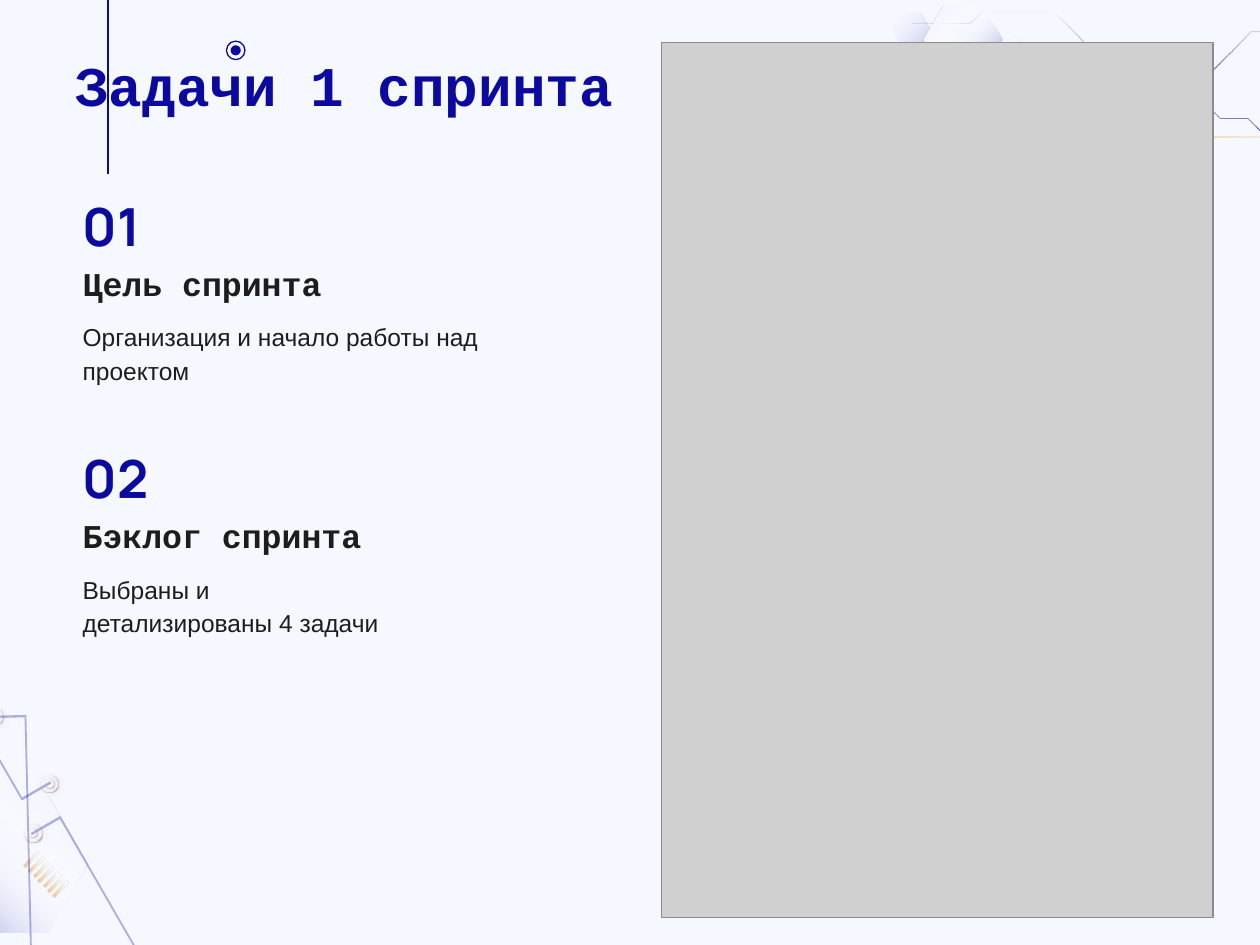
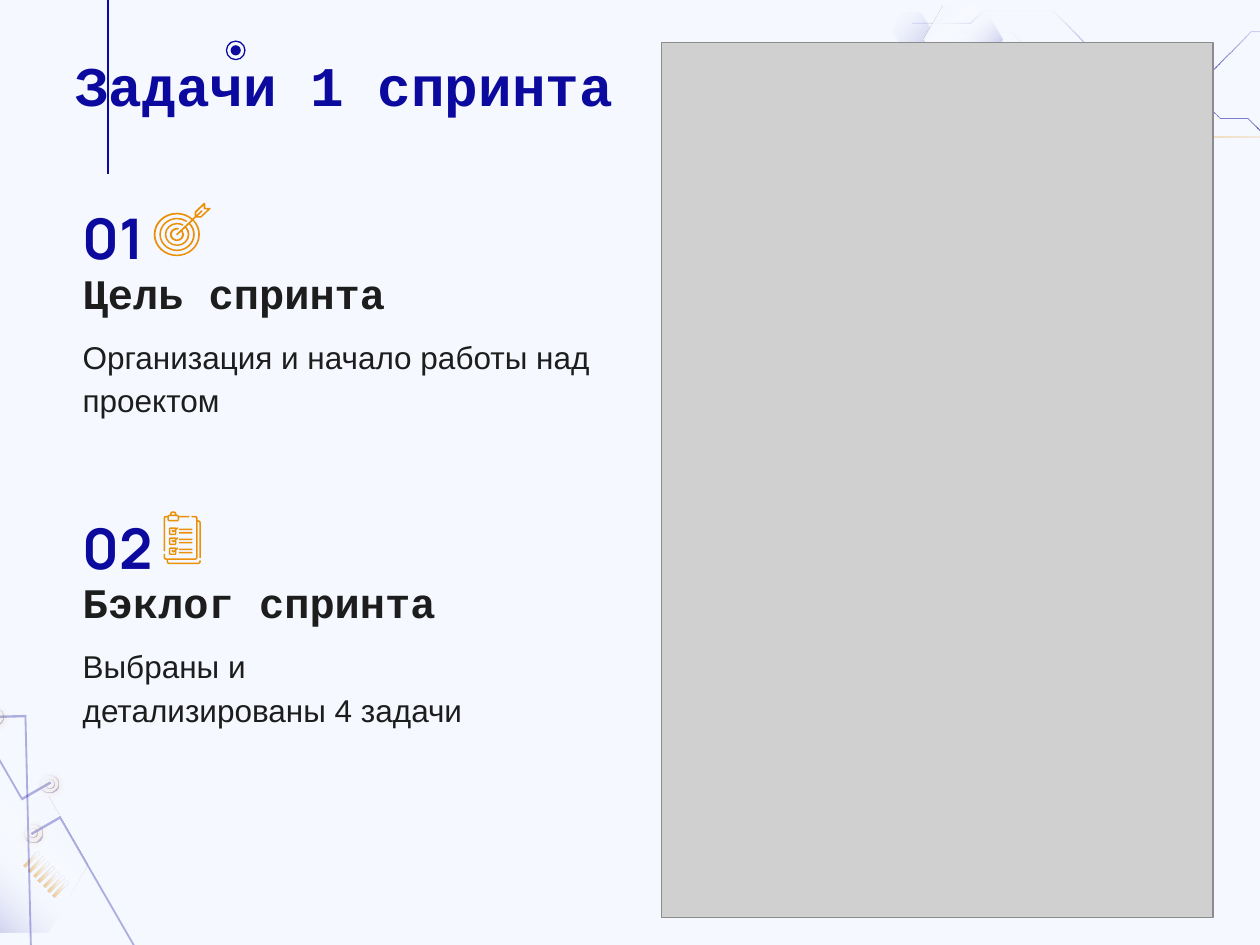
Before and after one commit to DaL1ner/virtual_queue_management_system, a slide deck: slide 6 of reports/presentation/sprint-01.pptx. Drawn at 1260x945 pixels with LibreOffice and Linux fonts; fonts in the diff are those of the drawing; grey boxes stand for pictures. Boxes give left, top, right and bottom in pixels: in the first picture for what was removed or moved away, otherwise in the second. Text is boxed around its words. In the diff, an @@ line names an element or a change of style, - is before the commit and + after.

Commit message:
Подготовлена презентация спринта

```diff
--- a/reports/presentation/sprint-01.pptx
+++ b/reports/presentation/sprint-01.pptx
@@ title "01": place and size @@
-title "01" at [83, 207, 141, 247]
+title "01" at [83, 218, 144, 260]
@@ title "01" at [83, 218, 144, 260]: size 30 to 32 pt @@
@@ freeform shape added at [154, 203, 210, 256], fill #EB9109 @@
@@ subtitle "Цель спринта": place and size @@
-subtitle "Цель спринта" at [83, 274, 321, 303]
+subtitle "Цель спринта" at [83, 281, 385, 318]
@@ subtitle "Цель спринта" at [83, 281, 385, 318]: size 19 to 24 pt @@
@@ subtitle "Организация и начало работы над ...": place and size @@
-subtitle "Организация и начало работы над ..." at [83, 328, 477, 385]
+subtitle "Организация и начало работы над ..." at [83, 346, 589, 418]
@@ subtitle "Организация и начало работы над ..." at [83, 346, 589, 418]: size 14 to 18 pt @@
@@ title "02" at [83, 528, 153, 570]: size 30 to 32 pt @@
@@ title "02": place and size @@
-title "02" at [83, 459, 149, 499]
+title "02" at [83, 528, 153, 570]
@@ group added at [164, 512, 202, 563]: 11 freeform shapes @@
@@ subtitle "Бэклог спринта" at [83, 590, 435, 627]: size 19 to 24 pt @@
@@ subtitle "Бэклог спринта": place and size @@
-subtitle "Бэклог спринта" at [83, 526, 361, 555]
+subtitle "Бэклог спринта" at [83, 590, 435, 627]
@@ subtitle "Выбраны и детализированы 4 задачи" at [83, 655, 462, 728]: size 14 to 18 pt @@
@@ subtitle "Выбраны и детализированы 4 задачи": place and size @@
-subtitle "Выбраны и детализированы 4 задачи" at [83, 581, 379, 637]
+subtitle "Выбраны и детализированы 4 задачи" at [83, 655, 462, 728]
```
Also in this commit, not shown: 6 other slides changed, 2 slides added, 2 slides removed.
